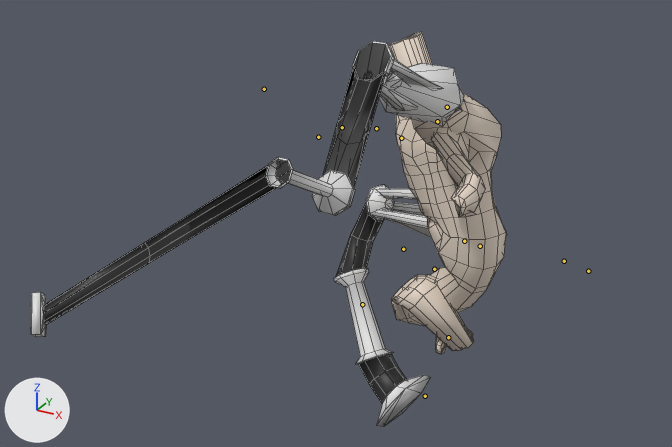
A saved change to the FBX model Assets/fbx/flint.fbx.
Both versions are drawn from a 50 mm camera at (0.86, -3.28, 2.0) aimed at (-1.02, 0.15, 0.29). The axes (+X, +Y, +Z) are drawn at lower left. The lights are the same throughout. Both versions are drawn at frame 2 of the action 'Land'; the numbers are the values there. The bones that bend it are drawn over the model as lines. Mesh edges are drawn as thin lines.

The first picture shows 'Flint'.
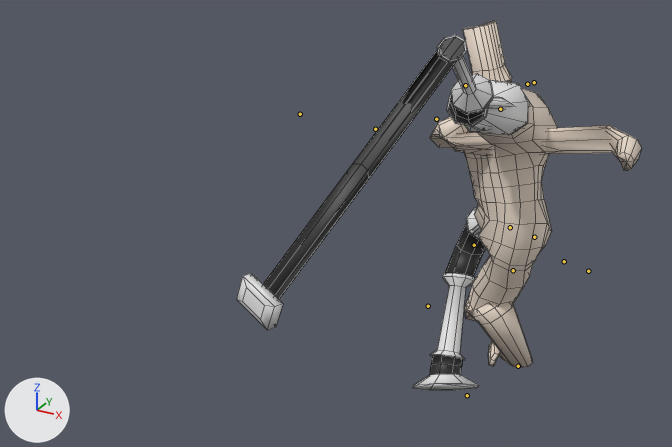
Location of each change, (x1, y1, x2, y2) in pixels of the pictures (672 x 447 px):
'Flint', posed (15% narrower, 6% shorter)
    before: (31, 32, 507, 427)
    after: (237, 20, 641, 390)
bone 'Root', root to tip
    before: (564, 261) to (564, 261)
    after: (564, 261) to (565, 261)
bone 'Spine', root to tip
    before: (464, 241) to (465, 240)
    after: (510, 227) to (511, 227)
bone 'Shoulder_L', root to tip
    before: (437, 121) to (437, 121)
    after: (500, 109) to (500, 109)
bone 'Elbow_L', root to tip
    before: (376, 128) to (376, 128)
    after: (436, 119) to (436, 119)
bone 'Hand_L', root to tip
    before: (318, 137) to (319, 137)
    after: (375, 129) to (376, 129)
bone 'Fist_L', root to tip
    before: (264, 89) to (263, 89)
    after: (300, 114) to (299, 114)
bone 'Shoulder_R', root to tip
    before: (437, 121) to (437, 121)
    after: (500, 109) to (500, 109)
bone 'Elbow_R', root to tip
    before: (447, 107) to (446, 107)
    after: (534, 82) to (533, 82)
bone 'Hand_R', root to tip
    before: (401, 138) to (401, 138)
    after: (527, 84) to (528, 83)
bone 'Fist_R', root to tip
    before: (342, 127) to (341, 128)
    after: (465, 85) to (465, 86)
bone 'Hip_L', root to tip
    before: (464, 241) to (465, 241)
    after: (510, 227) to (510, 228)
bone 'Knee_L', root to tip
    before: (434, 269) to (435, 268)
    after: (474, 245) to (474, 245)
bone 'Foot_L', root to tip
    before: (362, 304) to (363, 304)
    after: (428, 306) to (429, 305)
bone 'Toes_L', root to tip
    before: (425, 396) to (425, 395)
    after: (467, 395) to (467, 394)
bone 'Hip_R', root to tip
    before: (464, 241) to (464, 241)
    after: (510, 227) to (510, 227)
bone 'Knee_R', root to tip
    before: (480, 246) to (480, 246)
    after: (534, 237) to (536, 237)
bone 'Foot_R', root to tip
    before: (403, 249) to (404, 249)
    after: (513, 270) to (514, 270)
bone 'Toes_R', root to tip
    before: (448, 337) to (449, 337)
    after: (518, 366) to (519, 366)

The edits, one by one:
Bone 'Root' (bone_root) turns from (8, -5, -77) to (10, -2, -45) degrees about its own x, y and z.
Bone 'Spine' (bone_spine) turns from (2, -21, -12) to (15, -16, -17) degrees about its own x, y and z.
Bone 'Shoulder_L' (bone_shoulder_l) turns from (12, -1, -25) to (-2, 8, -21) degrees about its own x, y and z.
Bone 'Elbow_L' (bone_elbow_l) turns from (12, -10, -53) to (3, 2, -30) degrees about its own x, y and z.
Bone 'Hand_L' (bone_hand_l) turns from (-8, 43, -5) to (25, 20, 3) degrees about its own x, y and z.
Bone 'Fist_L' (bone_fist_l) turns from (-58, -43, 5) to (-39, -25, -3) degrees about its own x, y and z.
Bone 'Shoulder_R' (bone_shoulder_r) turns from (6, 2, 24) to (3, -12, 12) degrees about its own x, y and z.
Bone 'Elbow_R' (bone_elbow_r) turns from (-19, 21, 66) to (-16, 13, 42) degrees about its own x, y and z.
Bone 'Hand_R' (bone_hand_r) turns from (15, 40, -2) to (-11, 26, -70) degrees about its own x, y and z.
Bone 'Fist_R' (bone_fist_r) turns from (0, -7, 13) to (0, -4, 7) degrees about its own x, y and z.
Bone 'Hip_L' (bone_hip_l) turns from (-28, 4, -28) to (-15, -1, -11) degrees about its own x, y and z.
Bone 'Knee_L' (bone_knee_l) turns from (-10, 22, -4) to (-31, 10, 0) degrees about its own x, y and z.
Bone 'Foot_L' (bone_foot_l) turns from (-41, -101, 74) to (17, -54, 7) degrees about its own x, y and z.
Bone 'Toes_L' (bone_toes_l) turns from (-23, -39, -16) to (-26, -40, -7) degrees about its own x, y and z.
Bone 'Hip_R' (bone_hip_r) turns from (7, -7, 1) to (-3, -10, 5) degrees about its own x, y and z.
Bone 'Knee_R' (bone_knee_r) turns from (38, 60, 13) to (44, 42, 20) degrees about its own x, y and z.
Bone 'Foot_R' (bone_foot_r) turns from (47, -127, -57) to (-92, -69, 79) degrees about its own x, y and z.
Bone 'Toes_R' (bone_toes_r) turns from (-10, -22, 2) to (-8, 0, 0) degrees about its own x, y and z.
